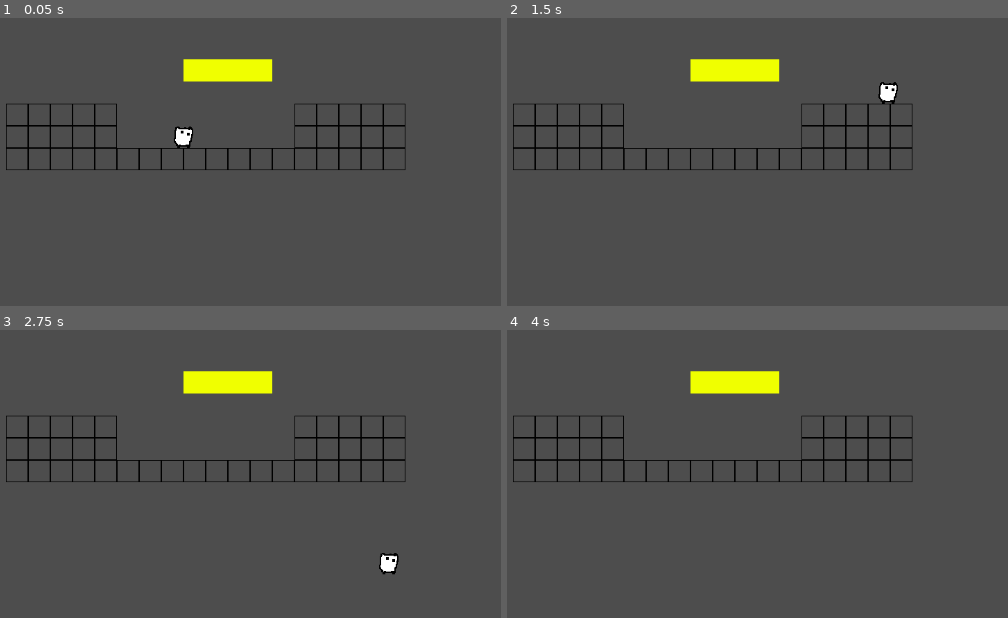
Above: before the commit, frames 1-4 (two rows, left to right).
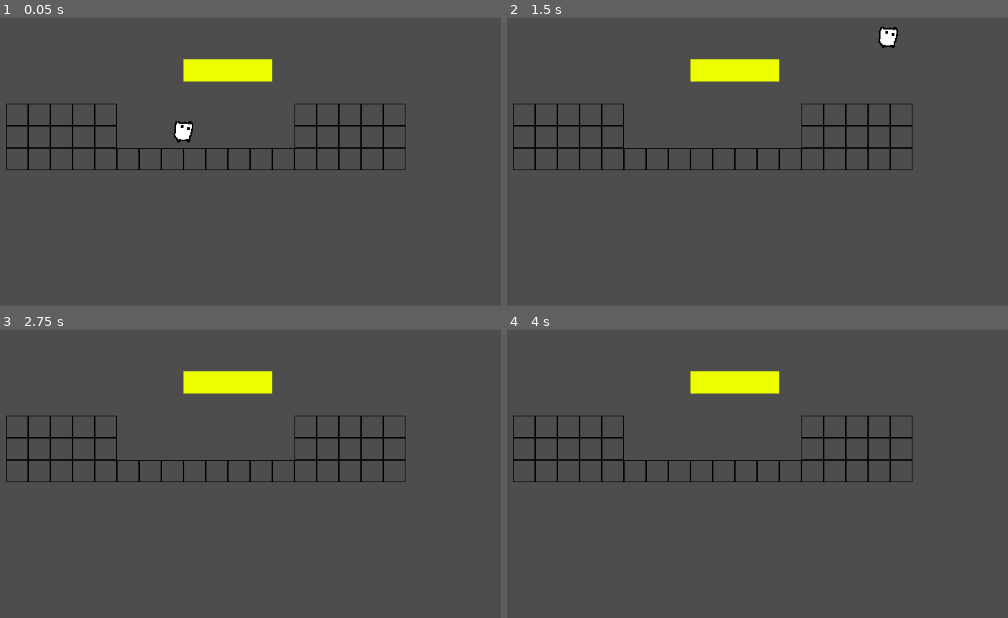
Above: after the commit, the same moments.

Repository: Iviv122/pit
Game: Godot game, scene res://scenes/demo.tscn
Two runs of this game, one before a commit and one after it. Both use one fixed random seed, a clock stepped at 60 frames per second and the inputs below.
Inputs:
- Up to frame 1 (0.05 s): no input
- Up to frame 2 (1.5 s): tap Enter at 0.5 s; hold Space (jump) 0.53-1.28 s; hold D (move_right) from 0.53 s (still down); tap Alt at 1.35 s
- Up to frame 3 (2.75 s): tap Space (jump) at 1.52, 1.55, 1.82 s; release D (move_right) at 2.03 s; hold A (move_left) from 2.03 s (still down); hold Space (jump) from 2.03 s (still down); tap Shift at 2.1 s
- Up to frame 4 (4 s): release A (move_left) at 2.78 s; release Space (jump) at 2.78 s; hold D (move_right) from 2.78 s (still down); tap Space (jump) at 2.85, 3.02, 3.32, 3.5 s; hold Space (jump) from 3.53 s (still down); tap Alt at 3.6 s

The runs differ from the first frame. In frame 1, 0.2% of the frame differs, in the area x 34-39%, y 35-46%; in frame 2, 0.5%, in the area x 74-79%, y 3-30%; in frame 3, 0.2%; in frame 4, nothing differs.

Commit message:
better ground check

Diff:
--- a/objects/player/on_level/movement_script.gd
+++ b/objects/player/on_level/movement_script.gd
@@ -5,6 +5,7 @@
 @export var SPEED = 300.0
 @export var JUMP_VELOCITY = -400.0
 
+var is_grounded : bool = false
 
 func check_is_drop_down():
 	pass
@@ -12,15 +13,36 @@
 func drop():
 	position.y +=1
 
+func ground_check():
+	var space_state = get_world_2d().direct_space_state
+
+	var rectangle_shape = RectangleShape2D.new()
+
+	rectangle_shape.size.x = 32
+	rectangle_shape.size.y = 4
+
+	var query = PhysicsShapeQueryParameters2D.new()
+	query.shape = rectangle_shape
+	query.transform = transform
+	query.transform.origin =global_position+Vector2.DOWN*18
+	query.collide_with_areas = true
+
+	var result = space_state.intersect_shape(query)
+
+
+	is_grounded = result.size() > 0
+
+
 func _physics_process(delta: float) -> void:
 
+	ground_check()
 	if Input.is_action_pressed("down"):
 		drop()
 
 	if not is_on_floor():
 		velocity += get_gravity() * delta
 
-	if Input.is_action_just_pressed("jump") and is_on_floor():
+	if Input.is_action_pressed("jump") and is_on_floor():
 		velocity.y = JUMP_VELOCITY
 
 	var direction := Input.get_axis("move_left", "move_right")
--- a/scenes/demo.tscn
+++ b/scenes/demo.tscn
@@ -34,7 +34,7 @@
 tile_set = SubResource("TileSet_b0nem")
 
 [node name="CharacterBody2D" type="CharacterBody2D" parent="."]
-position = Vector2(0, 80)
+position = Vector2(0, 71)
 script = ExtResource("1_ba4lm")
 metadata/_custom_type_script = "uid://swf736h1hfde"
 
